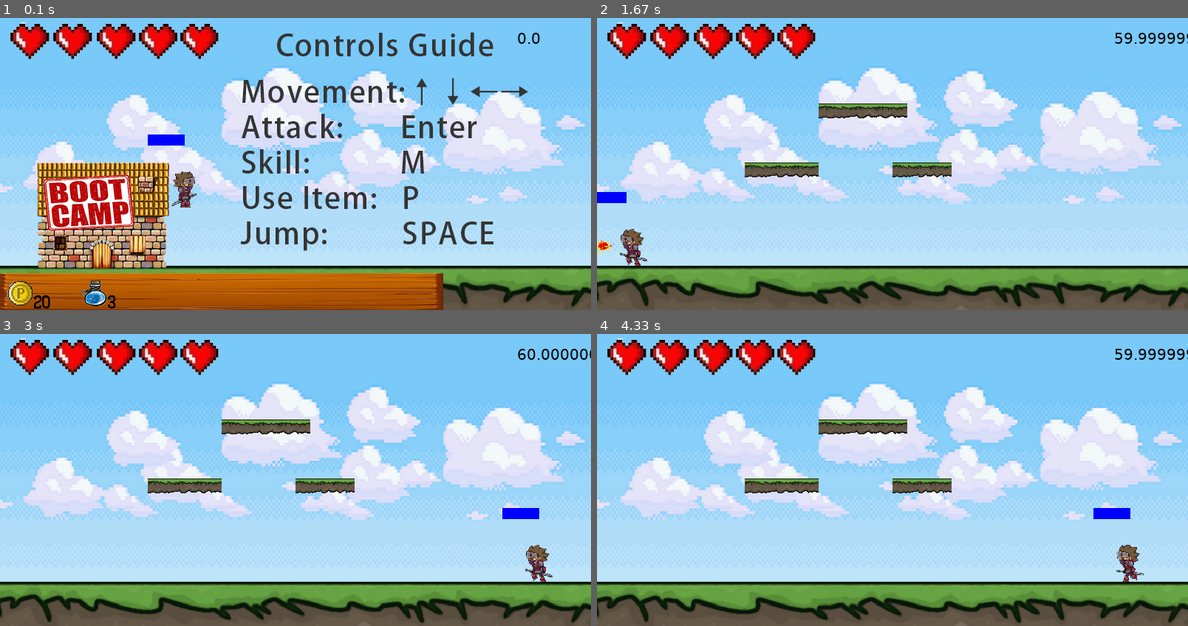
Above: before the commit, frames 1-4 (two rows, left to right).
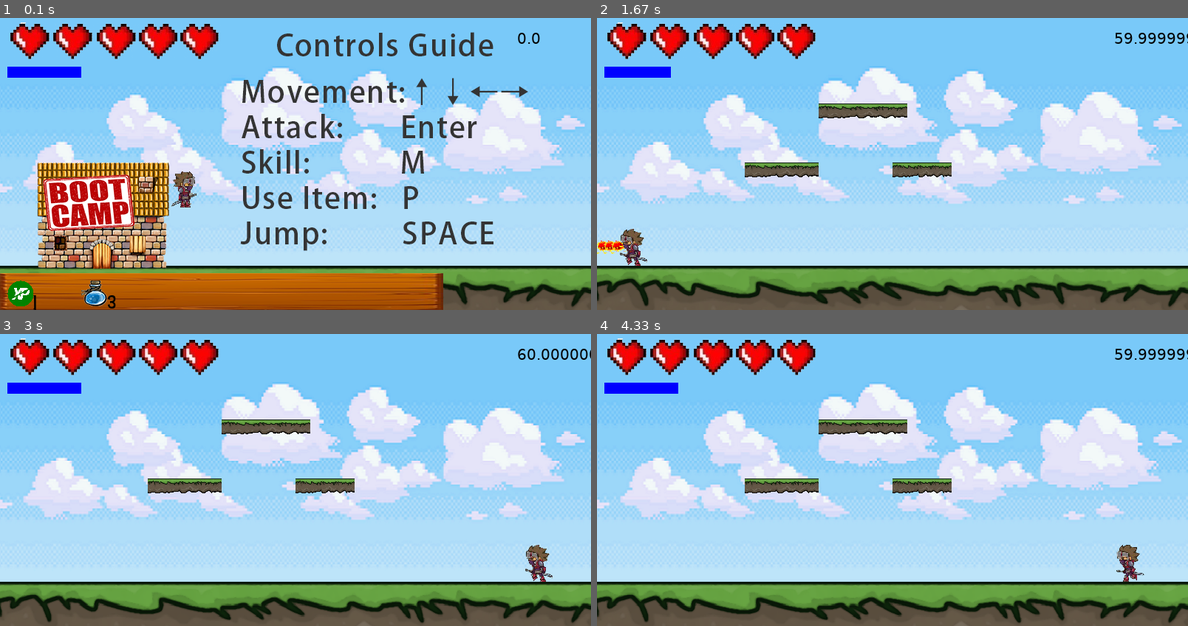
Above: after the commit, the same moments.

Repository: hawxcn/pygame
Game: pygame game, started from Game.py
Same seed, same stepped clock (60 frames per second), same inputs: the game is played once before the commit and once after it.
Inputs:
- Up to frame 1 (0.1 s): no input
- Up to frame 2 (1.67 s): hold 3 0.33-0.87 s; hold Left 0.33-0.87 s; tap M at 0.9 s; hold H from 1.23 s (still down); hold Left from 1.23 s (still down); tap 4 at 1.38 s
- Up to frame 3 (3 s): release H at 1.77 s; release Left at 1.77 s; tap 1 at 1.8 s; tap Enter at 2.13 s; hold Left from 2.47 s (still down); tap 4 at 2.62 s
- Up to frame 4 (4.33 s): release Left at 3 s; hold Left 3.03-3.43 s; tap 2 at 3.18 s; hold Right 3.47-4.1 s; tap 3 at 3.62 s; hold Left from 4.13 s (still down); tap 4 at 4.28 s

The runs differ from the first frame. In frame 1, 1.1% of the frame differs, in the area x 1-32%, y 16-100%; in frame 2, 0.7%; in frame 3, 0.7%; in frame 4, 0.7%.

Commit message:
Add archiving function Add enhanced role function Increase level Temporarily remove the enhanced HP function

Diff:
--- a/Enemy.py
+++ b/Enemy.py
@@ -61,18 +61,15 @@
         elif self.rect.colliderect(player.attack_range) or pygame.sprite.spritecollide(self, projectiles, True):
             # Hit by the Player
             self.kill()
-
+            pygame.event.post(pygame.event.Event(pygame.USEREVENT + 3, {}))
             random_chance = numpy.random.uniform(1, 100)
 
-            if random_chance >= 1 and random_chance <= 10:
-                item = Item(self.pos.x, self.pos.y, 0, "Images/coin.png")
-                itemGroup.add(item)
-            elif random_chance >= 11 and random_chance <= 20:
+            if 11 <= random_chance <= 20:
                 item = Item(self.pos.x, self.pos.y, 1, "Images/heart1.png")
                 itemGroup.add(item)
-            elif random_chance >= 21 and random_chance <= 30:
-                item = Item(self.pos.x, self.pos.y, 2, "Images/mana_potion.png")
-                itemGroup.add(item)
+            # elif random_chance >= 21 and random_chance <= 30:
+            #     item = Item(self.pos.x, self.pos.y, 2, "Images/mana_potion.png")
+            #     itemGroup.add(item)
 
 
     def update(self, groundGroup, player, projectiles, itemGroup):
--- a/Game.py
+++ b/Game.py
@@ -77,6 +77,8 @@
                 levelManager.changeLevel(2)
             if event.key == K_4:
                 levelManager.changeLevel(3)
+            if event.key == K_5:
+                    levelManager.changeLevel(4)
             if event.key == K_h:
                 UI.toggleInventory()
             if event.key == K_m:
@@ -95,7 +97,7 @@
     player.update(levelManager.levels[levelManager.getLevel()].groundData, EnemyProjectiles)
     UI.update(CLOCK.get_fps())
 
-    levelManager.update()
+    levelManager.update(Items)
 
     # Render Functions
     newBg = levelManager.levels[levelManager.getLevel()].backgroundData
--- a/HealthBar.py
+++ b/HealthBar.py
@@ -4,16 +4,16 @@
 
 
 class HealthBar(pygame.sprite.Sprite):
-    def __init__(self, x, y):
+    def __init__(self, x, y,player):
         super().__init__()
         self.load_animations()
-
-        self.health = 5
+        self.player = player
+        self.health = player.maxHealth
         self.image = self.health_animations[self.health]
         self.pos = vec(x, y)
 
     def reset(self):
-        self.health = 5
+        self.health = self.player.maxHealth
         self.image = self.health_animations[self.health]
 
     def render(self, display):
--- a/Inventory.py
+++ b/Inventory.py
@@ -11,7 +11,7 @@
 
         self.playerInfo = player
 
-        self.slots.append(InventorySlot("Images/coinIcon.png", (10, 360)))
+        self.slots.append(InventorySlot("Images/Experience-Points-XP-icon.png", (10, 360)))
         self.slots.append(InventorySlot("Images/manapotionIcon.png", (110, 360)))
 
     def update(self):
--- a/InventorySlot.py
+++ b/InventorySlot.py
@@ -5,6 +5,7 @@
 class InventorySlot:
     def __init__(self, name, pos):
         self.image = pygame.image.load(name)
+        self.image = pygame.transform.scale(self.image, (35, 35))
         self.rect = self.image.get_rect()
         self.rect.topleft = pos
         self.count = 0
--- a/Item.py
+++ b/Item.py
@@ -20,6 +20,7 @@
         if hits:
             if self.ID == 0:
                 player.coins += 1
+                player.lvlUp()
             elif self.ID == 1:
                 player.healthBar.Heal(1)
             elif self.ID == 2:
--- a/Level.py
+++ b/Level.py
@@ -8,6 +8,7 @@
         self.groundData = pygame.sprite.Group()
         self.buildingData = pygame.sprite.Group()
         self.enemyCount = enemyCount
+        self.generationGap = 2000
 
     def add(self, data):
         self.data.append(data)
--- a/LevelManager.py
+++ b/LevelManager.py
@@ -2,6 +2,7 @@
 from Level import Level
 from Ground import Ground
 from Building import Building
+from Item import Item
 
 
 class LevelManager:
@@ -11,6 +12,8 @@
         self.levels = []
         self.level = 0
         self.generatedEnemies = 0
+        self.Number_of_kills = 0
+        self.finish = False
 
         self.enemy_generation = pygame.USEREVENT + 2
         self.enemyGroup = pygame.sprite.Group()
@@ -22,14 +25,12 @@
         L0.addBuilding(Building(50, 200, "Images/Building044.png"))
         self.levels.append(L0)
 
-
         # Level 1
         L1 = Level()
         L1.addGround(Ground(900, 120, -20, 340, "Images/Ground.png"))
         # L1.addBuilding(Building(500, 120, "Images/Building01.png"))
         L1.addBackGround("Images/GameOver.png")
         self.levels.append(L1)
-
 
         # Level 2
         L2 = Level(5)
@@ -47,6 +48,14 @@
         L3.addGround(Ground(80, 20, 400, 200, "Images/Ground.png"))
         self.levels.append(L3)
 
+        # Level 4
+        L4 = Level(1)
+        L4.addGround(Ground(900, 120, -20, 340, "Images/Ground.png"))
+        L4.addGround(Ground(100, 20, 200, 200, "Images/Ground.png"))
+        L4.addGround(Ground(120, 20, 300, 120, "Images/Ground.png"))
+        L4.addGround(Ground(80, 20, 400, 200, "Images/Ground.png"))
+        L4.generationGap = 300
+        self.levels.append(L4)
 
     def getLevel(self):
         return self.level
@@ -58,8 +67,10 @@
         prevlevel = self.level
         self.level = n
         self.generatedEnemies = 0
+        self.Number_of_kills = 0
         self.enemyGroup.empty()
-        pygame.time.set_timer(self.enemy_generation, 2000)
+        self.finish = False
+        pygame.time.set_timer(self.enemy_generation, self.levels[self.level].generationGap)
 
         if (self.levels[prevlevel].enemyCount != self.levels[self.level].enemyCount):
             if (self.levels[self.level].enemyCount == 0):
@@ -67,6 +78,12 @@
             else:
                 self.musicManager.loadMusic("battle", 0.3)
 
-    def update(self):
-        if (self.generatedEnemies == self.levels[self.getLevel()].enemyCount):
+    def update(self, itemGroup):
+        enemyCount = self.levels[self.level].enemyCount
+        if (self.generatedEnemies == enemyCount):
             pygame.time.set_timer(self.enemy_generation, 0)
+        self.Number_of_kills += len(pygame.event.get(pygame.USEREVENT + 3))
+        if enemyCount > 0 and enemyCount == self.Number_of_kills and not self.finish:
+            self.finish = True
+            item = Item(400, 300, 0, "Images/coin.png")
+            itemGroup.add(item)
--- a/Player.py
+++ b/Player.py
@@ -1,7 +1,12 @@
+import time
+
 import pygame
 from pygame.locals import *
 from HealthBar import HealthBar
 from Fireball import Fireball
+import random
+import xml.dom.minidom
+import os
 
 vec = pygame.math.Vector2
 
@@ -14,15 +19,35 @@
         self.levelManager = levelManager
         self.musicManager = levelManager.musicManager
 
+        if os.path.exists("save.xml"):
+            with xml.dom.minidom.parse("save.xml") as domTree:
+                player = domTree.getElementsByTagName("player")[0]
+                self.maxMana = int(player.getAttribute("maxMana"))
+                self.maxManaPotions = int(player.getAttribute("maxManaPotions"))
+                self.skillPowerLvl = int(player.getAttribute("skillPowerLvl"))
+                self.maxHealth = int(player.getAttribute("maxHealth"))
+                self.coins = int(player.getAttribute("coins"))
+        else:
+            self.maxMana = 100
+            self.maxManaPotions = 3
+            self.skillPowerLvl = 1
+            self.maxHealth = 5
+            self.coins = 0
+
+        # tolerance
+        self.hpT = 1
+        self.manaT = 10
+        self.mpT = 1
+        self.spT = 1
+
         # Player Info
         self.pos = vec(x, y)
         self.acc = vec(0, 0)
         self.vel = vec(0, 0)
-        self.healthBar = HealthBar(10, 10)
-        self.mana = 50
-        self.maxMana = 100
-        self.coins = 20
-        self.manaPotions = 3
+        self.healthBar = HealthBar(10, 10, self)
+
+        self.mana = self.maxMana
+        self.manaPotions = self.maxManaPotions
 
         # Player Constants
         self.ACC = 0.4
@@ -43,6 +68,40 @@
 
         # Player Events
         self.hit_cooldown_event = pygame.USEREVENT + 1
+
+    def lvlUp(self):
+        r = random.randint(0, 100)
+        if r < 30:
+            print("add hp")
+            # self.maxHealth += self.hpT
+            # self.healthBar.reset()
+        elif r < 60:
+            self.maxMana += self.manaT
+            self.mana = self.maxMana
+        elif r < 90:
+            self.maxManaPotions += self.mpT
+            self.manaPotions = self.maxManaPotions
+        else:
+            self.skillPowerLvl += self.spT
+
+        self.save()
+        return
+
+    def save(self):
+        doc = xml.dom.minidom.Document()
+        root = doc.createElement("games")
+        player = doc.createElement("player")
+        player.setAttribute("maxHealth", str(self.maxHealth))
+        player.setAttribute("maxMana", str(self.maxMana))
+        player.setAttribute("maxManaPotions", str(self.maxManaPotions))
+        player.setAttribute("skillPowerLvl", str(self.skillPowerLvl))
+        player.setAttribute("coins", str(self.coins))
+        root.appendChild(player)
+        doc.appendChild(root)
+
+        with open('save.xml', 'w') as f:
+            # 缩进 - 换行 - 编码
+            doc.writexml(f, encoding="utf-8")
 
     def move(self):
         self.acc = vec(0, 0.5)
@@ -76,9 +135,10 @@
         self.rect.topleft = self.pos
         self.rect.x += 32
 
-    def changeLevel(self,n):
+    def changeLevel(self, n):
         self.healthBar.reset()
-        self.mana = 50
+        self.mana = self.maxMana
+        self.manaPotions = self.maxManaPotions
         self.levelManager.changeLevel(n)
 
     def walking(self):
@@ -144,16 +204,17 @@
         if self.hit_cooldown == False:
             self.hit_cooldown = True
             self.healthBar.takeDamage(damage)
-            if(self.healthBar.health <=0):
+            if (self.healthBar.health <= 0):
                 self.changeLevel(1)
             pygame.time.set_timer(self.hit_cooldown_event, 1000)
 
     def fireball(self, group):
         if self.mana >= 10:
-            fireball = Fireball(self.direction, self.rect.center)
-            group.add(fireball)
+            for i in range(self.skillPowerLvl):
+                fireball = Fireball(self.direction, [self.rect.center[0] + i * 10, self.rect.center[1]])
+                group.add(fireball)
+                self.musicManager.loadSound("fireball", 0.4)
             self.mana -= 10
-            self.musicManager.loadSound("fireball", 0.4)
 
     def useManaPotion(self):
         if self.mana == self.maxMana:
@@ -195,8 +256,8 @@
         display.blit(self.image, self.pos)
         self.healthBar.render(display)
 
-        pygame.draw.rect(display, (0, 0, 255), pygame.Rect(self.pos.x, self.rect.y - 50,
-                                                           100 * (self.mana / self.maxMana), 15))
+        pygame.draw.rect(display, (0, 0, 255), pygame.Rect(10, 70,
+                                                           self.mana, 15))
 
     def load_animations(self):
         self.animation_right = [pygame.image.load("Images/Player_Sprite_R.png").convert_alpha(),
--- a/RangedEnemy.py
+++ b/RangedEnemy.py
@@ -70,17 +70,12 @@
         if self.rect.colliderect(player.attack_range) or pygame.sprite.spritecollide(self, projectiles, True):
             # Hit by the Player
             self.kill()
+            pygame.event.post(pygame.event.Event(pygame.USEREVENT + 3, {}))
 
             random_chance = numpy.random.uniform(1, 100)
 
-            if random_chance >= 1 and random_chance <= 10:
-                item = Item(self.pos.x, self.pos.y, 0, "Images/coin.png")
-                itemGroup.add(item)
-            elif random_chance >= 11 and random_chance <= 20:
+            if 11 <= random_chance <= 20:
                 item = Item(self.pos.x, self.pos.y, 1, "Images/heart1.png")
-                itemGroup.add(item)
-            elif random_chance >= 21 and random_chance <= 30:
-                item = Item(self.pos.x, self.pos.y, 2, "Images/mana_potion.png")
                 itemGroup.add(item)
 
 
--- /dev/null
+++ b/save.xml
@@ -0,0 +1 @@
+<?xml version="1.0" encoding="utf-8"?><games><player maxHealth="5" maxMana="100" maxManaPotions="3" skillPowerLvl="3" coins="1"/></games>
Binary file added: Images/Experience-Points-XP-icon.png
